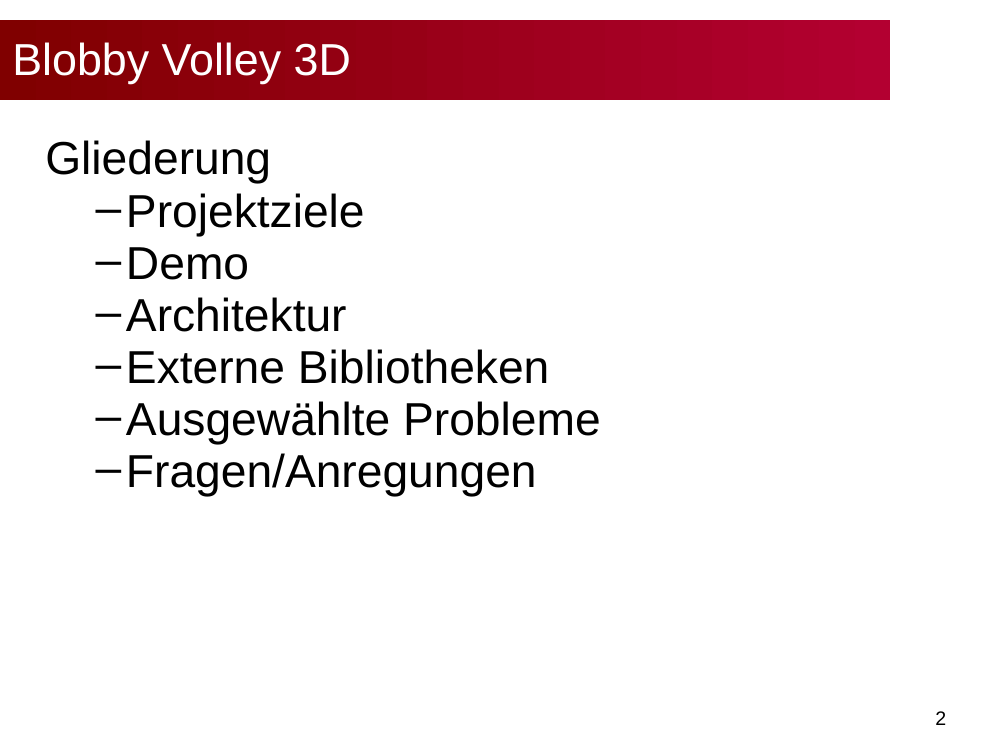
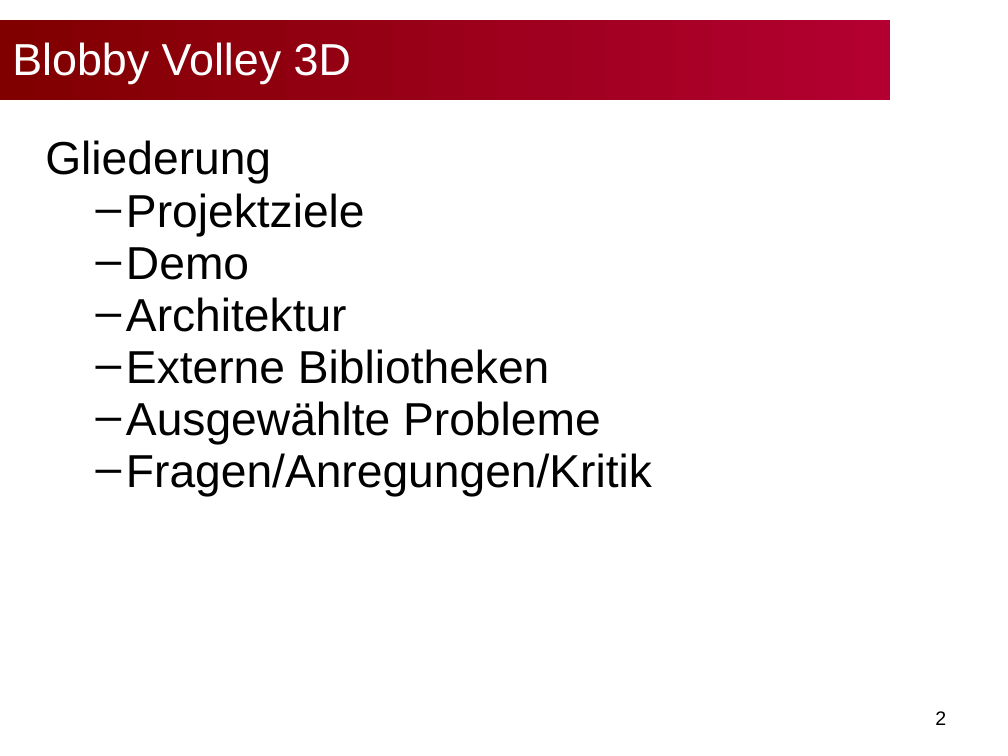
Before and after one commit to bwasty/blobby-volley-3d, a slide deck: slide 2 of Präsentationen/Slides-Abschlusspräsentation.ppt. Drawn at 1008x756 pixels with LibreOffice and Linux fonts; fonts in the diff are those of the drawing; background and template pictures are left out. Boxes give left, top, right and bottom in pixels: in the first picture for what was removed or moved away, otherwise in the second. Text is boxed around its words. In the diff, an @@ line names an element or a change of style, - is before the commit and + after.

```diff
--- a/Präsentationen/Slides-Abschlusspräsentation.ppt
+++ b/Präsentationen/Slides-Abschlusspräsentation.ppt
@@ text at [126, 453, 652, 496]: text changed @@
-  – Fragen/Anregungen
+  – Fragen/Anregungen/Kritik
```
Also in this commit, not shown: 1 other slide changed, 5 other files.
